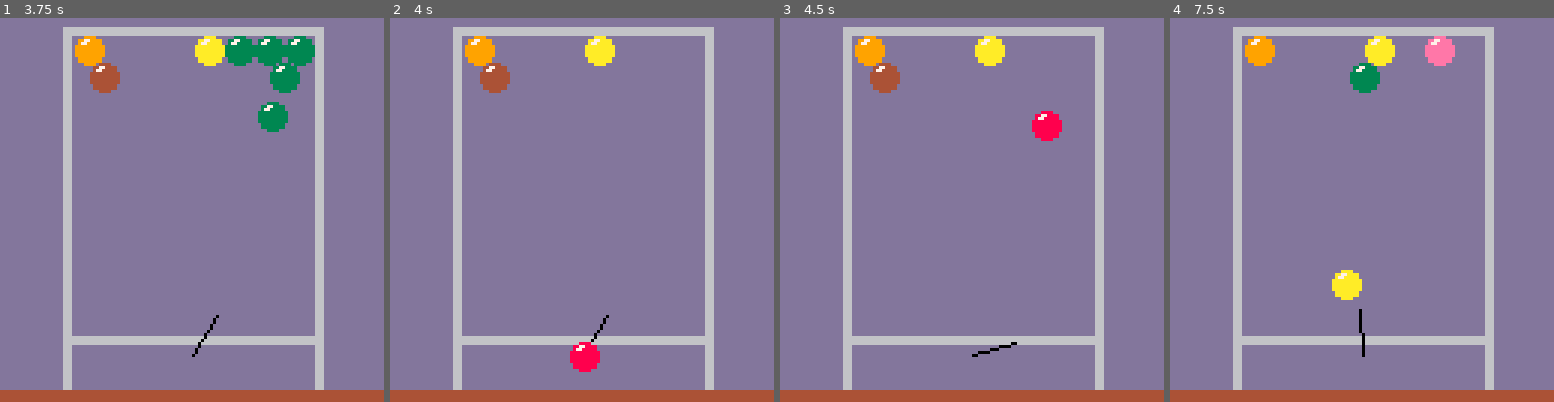
Above: before the commit, frames 1-4 (left to right).
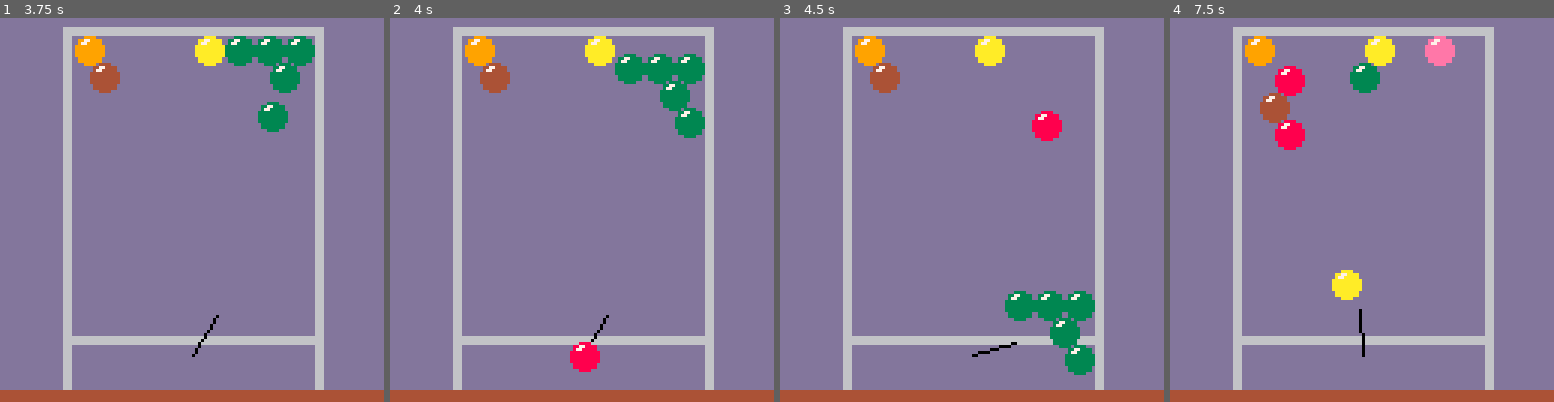
Above: after the commit, the same moments.

Repository: Jwsonic/pico-8
Game: PICO-8 cartridge bustin.p8
The game is run twice, just before and just after one commit, with the same random seed, the same clock (stepped at 60 frames per second) and the same inputs.
Inputs:
- Up to frame 1 (3.75 s): tap X (X key) at 1.07, 2.07, 2.4, 2.73, 3.07, 3.4, 3.73 s; hold Left 1.97-2.37 s; hold Right 2.87-3.53 s
- Up to frame 2 (4 s): no input
- Up to frame 3 (4.5 s): tap X (X key) at 4.07, 4.4 s; hold Right from 4.13 s (still down)
- Up to frame 4 (7.5 s): release Right at 4.53 s; tap X (X key) every 0.33 s from 4.73 to 7.4 s; hold Left 5.13-5.8 s; hold Left 6.23-6.63 s; hold Right from 7.13 s (still down)

Frame 1 is identical in both runs. In frame 2, 2.4% of the frame differs, in the area x 58-83%, y 9-32%; in frame 3, 2.4%; in frame 4, 1.5%.

Commit message:
Falling works

Diff:
--- a/bustin.p8
+++ b/bustin.p8
@@ -105,6 +105,18 @@
         cannon.angle = cannon.angle + cannon.speed
     end
 
+    -- apply gravity to falling bubbles
+    for _, bubble in pairs(falling) do
+        bubble.vy = min(bubble.vy + 0.1, 4)
+
+        bubble.y += bubble.vy
+
+        if bubble.y > 130 then
+            log("bubble fell off screen")
+            del(falling, bubble)
+        end
+    end
+
     check_falling()
 
     local collision = collide_frozen()
@@ -166,12 +178,22 @@
     -- bubble draws should all happen at the same time
     -- so that the palette changes don't affect other draws
 
+    -- draw falling bubbles
+    for bubble in all(falling) do
+        pal(1, bubble.color)
+        sspr(0, 0, diameter, diameter, bubble.x, bubble.y)
+    end
+
+    -- draw frozen bubbles
+
     for cell, bubble in pairs(frozen) do
         if is_bubble(bubble) then
             pal(1, bubble.color)
             sspr(0, 0, diameter, diameter, bubble.x, bubble.y)
         end
     end
+
+    -- draw active bubble
 
     pal(1, active_bubble.color)
     sspr(0, 0, diameter, diameter, active_bubble.x, active_bubble.y)
@@ -298,10 +320,10 @@
 fall_seen = {}
 
 function check_falling()
+    fall_candidates = {}
+    fall_seen = {}
+
     if falling_check ~= nil then
-        fall_candidates = {}
-        fall_seen = {}
-
         do_fall_check(falling_check.cell, falling_check.color)
 
         log("fall candidates: " .. #fall_candidates)
@@ -311,7 +333,16 @@
 
     if #fall_candidates >= 3 then
         for cell in all(fall_candidates) do
-            add(falling, frozen[cell])
+            log("falling: " .. cell)
+            add(
+                falling, {
+                    x = frozen[cell].x,
+                    y = frozen[cell].y,
+                    color = frozen[cell].color,
+                    timer = 0,
+                    vy = 0
+                }
+            )
             frozen[cell] = nil
             frozen_count -= 1
         end
